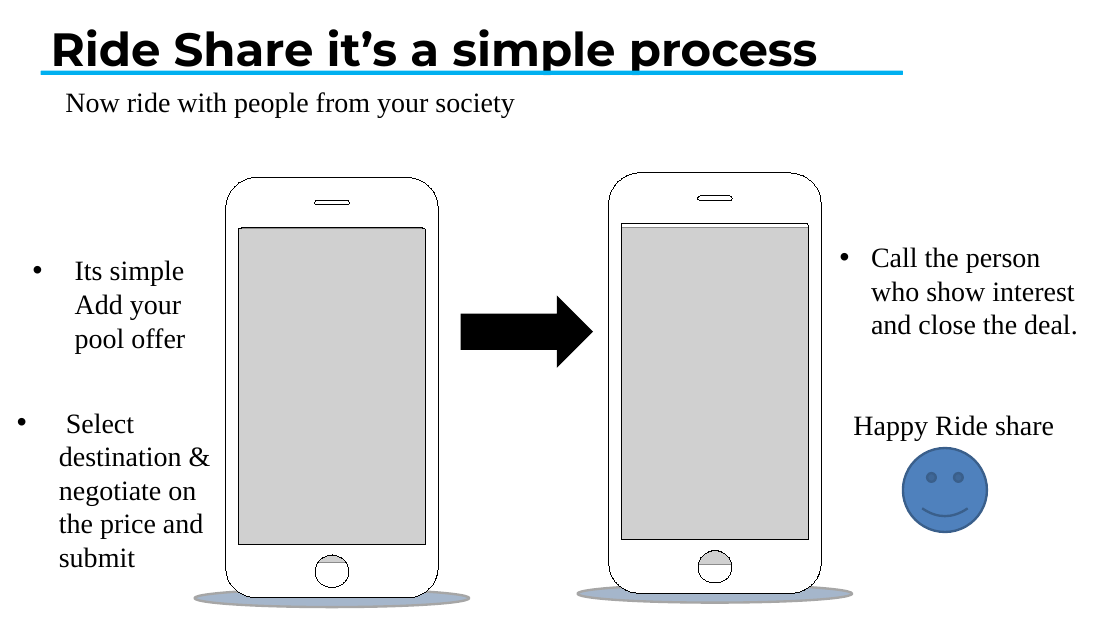
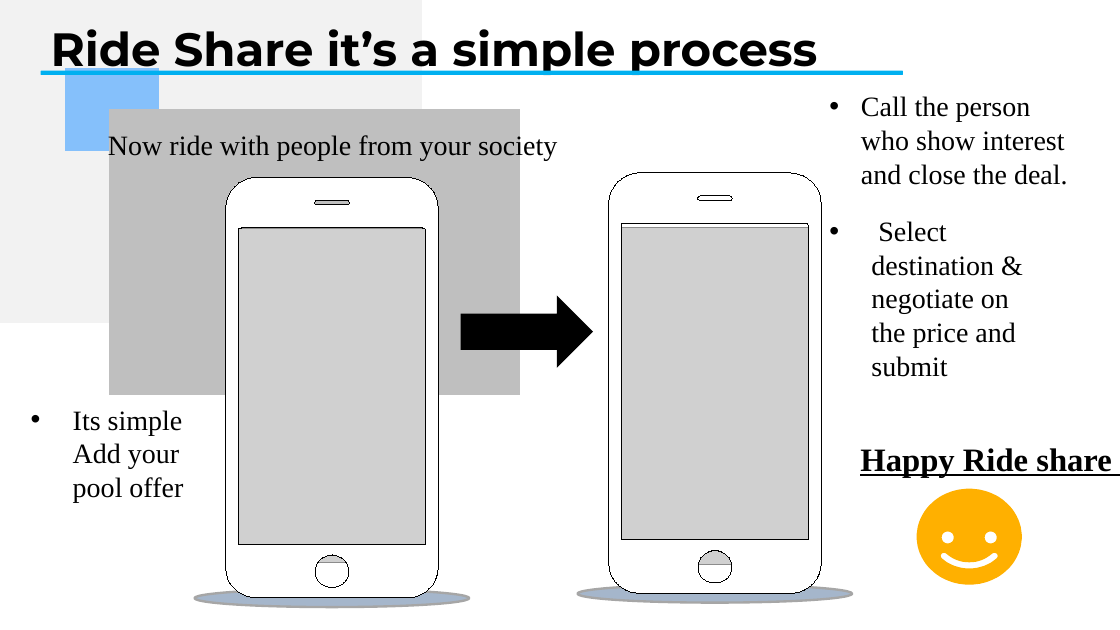
Before and after one commit to Anvisys/Documents, a slide deck: slide 10 of Nestin presentation.pptx. Drawn at 1120x630 pixels with LibreOffice and Linux fonts; fonts in the diff are those of the drawing; grey boxes stand for pictures. Boxes give left, top, right and bottom in pixels: in the first picture for what was removed or moved away, otherwise in the second. Text is boxed around its words. In the diff, an @@ line names an element or a change of style, - is before the commit and + after.

```diff
--- a/Nestin presentation.pptx
+++ b/Nestin presentation.pptx
@@ freeform shape added at box(0, 0, 422, 323), fill #F2F2F2, outline #F2F2F2 0 pt @@
@@ freeform shape added at box(66, 69, 159, 151), fill #85C0FB, outline #85C0FB 0 pt @@
@@ text "Call the person who show ...": place and size @@
-text "Call the person who show ..." at box(853, 247, 1078, 441)
+text "Call the person who show ..." at box(861, 96, 1068, 185)
@@ freeform shape added at box(109, 110, 518, 395), fill #BFBFBF, outline #BFBFBF 0 pt @@
@@ text "Now ride with people from ...": place and size @@
-text "Now ride with people from ..." at box(65, 92, 514, 118)
+text "Now ride with people from ..." at box(108, 134, 557, 161)
@@ text "Select destination & negotiate on ...": place and size @@
-text "Select destination & negotiate on ..." at box(59, 413, 203, 568)
+text "Select destination & negotiate on ..." at box(871, 221, 1015, 377)
@@ text "Its simple Add your pool ...": place and size @@
-text "Its simple Add your pool ..." at box(75, 260, 185, 353)
+text "Its simple Add your pool ..." at box(73, 410, 183, 502)
@@ text at box(853, 415, 1054, 441): paragraph removed @@
-Happy Ride share
@@ text added at box(860, 448, 1112, 477), 28 pt, text #000000, bold, underline @@
+Happy Ride share
@@ smiley face removed at box(903, 448, 987, 532) @@
@@ freeform shape added at box(917, 489, 1022, 585), fill #FFB000 @@
```
Also in this commit, not shown: 8 other slides changed, 2 slides removed.
